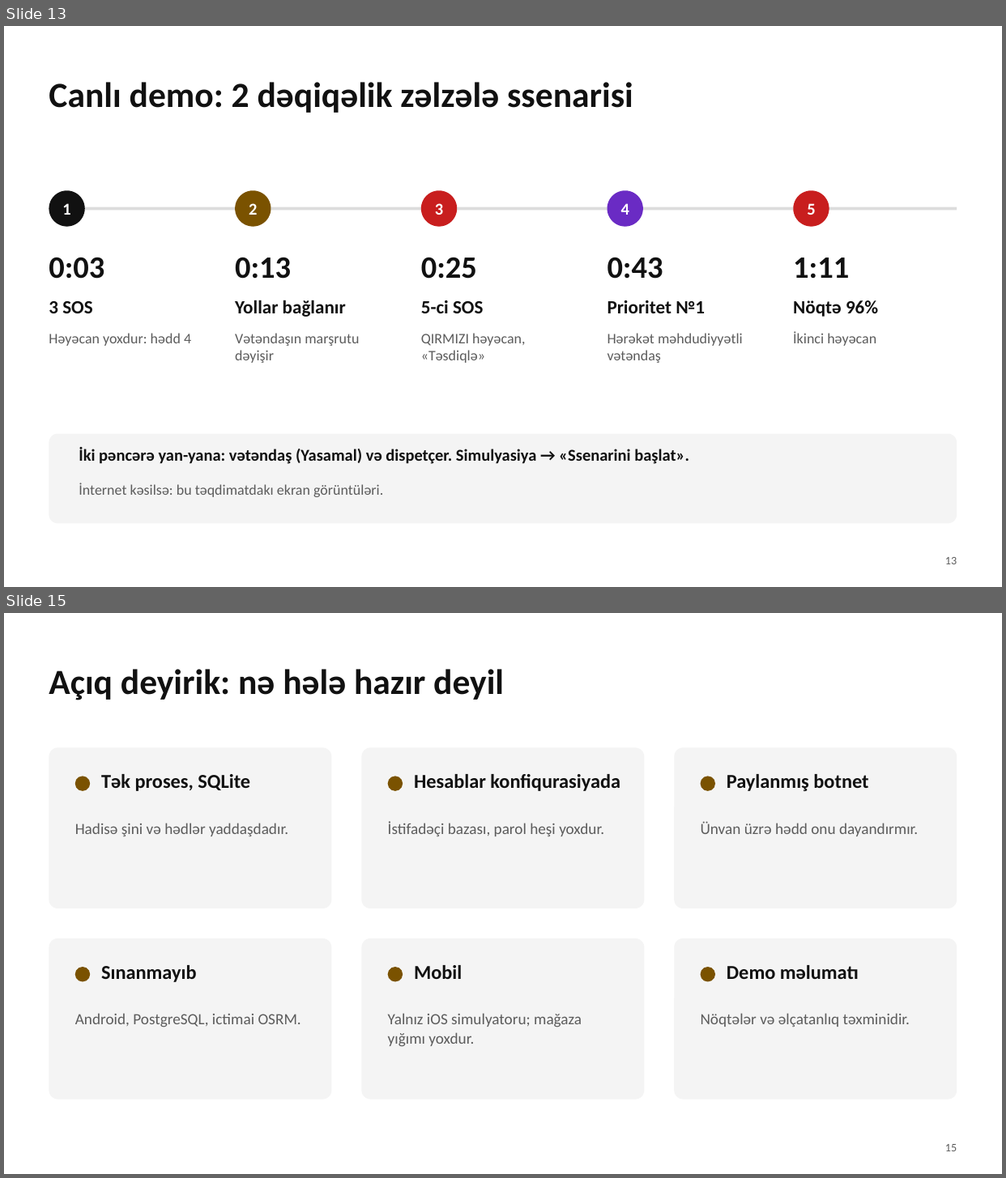
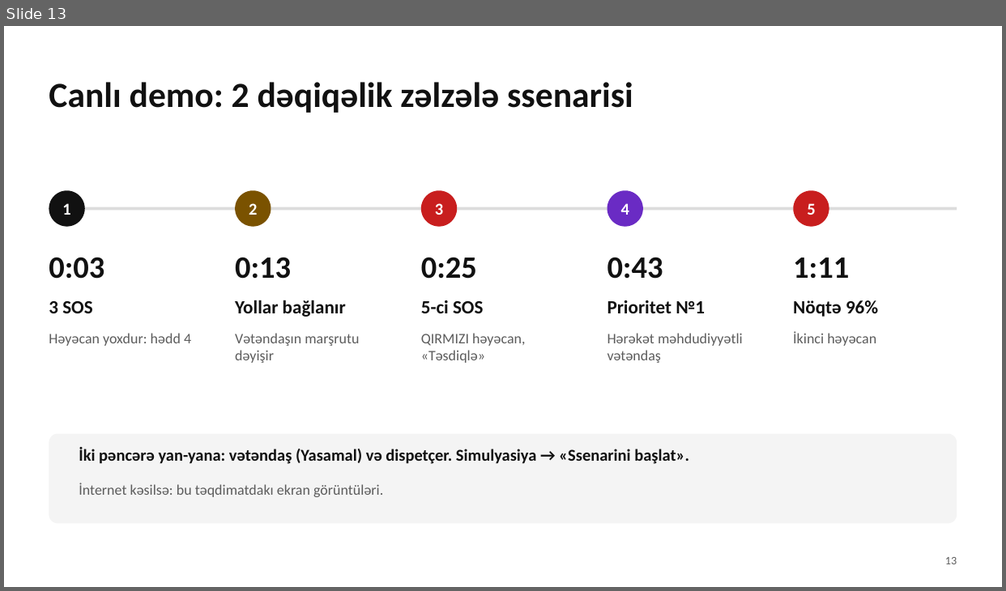
Before and after one commit to rovsenrza/Urban-Crisis-Crowd-Evacuation-Engine, a slide deck: docs/presentation/evakuasiya-mudafie.pptx. Shown one above the other, each under a label of ours: slides 13 and 15 before the commit, slide 13 after it; the slides between them are not shown. The pictures are 1006x1178 and 1006x591 pixels, drawn with LibreOffice and Linux fonts; fonts in the diff are those of the drawing. Boxes give left, top, right and bottom in pixels: in the first picture for what was removed or moved away, otherwise in the second. Text is boxed around its words. In the diff, an @@ line names an element or a change of style, - is before the commit and + after.

```diff
--- a/docs/presentation/evakuasiya-mudafie.pptx
+++ b/docs/presentation/evakuasiya-mudafie.pptx
@@ slide 15 removed at [4, 613, 1002, 1174], background #FFFFFF @@
@@ title removed at [49, 669, 504, 700] @@
-Açıq deyirik: nə hələ hazır deyil
@@ rounded rectangle removed at [49, 747, 332, 909] @@
@@ rounded rectangle removed at [362, 747, 645, 909] @@
@@ rounded rectangle removed at [674, 747, 957, 909] @@
@@ ellipse removed at [75, 776, 90, 791] @@
@@ text removed at [101, 774, 250, 791] @@
-Tək proses, SQLite
@@ ellipse removed at [388, 776, 403, 791] @@
@@ text removed at [414, 774, 620, 791] @@
-Hesablar konfiqurasiyada
@@ ellipse removed at [701, 776, 715, 791] @@
@@ text removed at [727, 774, 868, 791] @@
-Paylanmış botnet
@@ text removed at [75, 823, 288, 837] @@
-Hadisə şini və hədlər yaddaşdadır.
@@ text removed at [388, 821, 604, 837] @@
-İstifadəçi bazası, parol heşi yoxdur.
@@ text removed at [701, 821, 918, 837] @@
-Ünvan üzrə hədd onu dayandırmır.
@@ rounded rectangle removed at [49, 939, 332, 1100] @@
@@ rounded rectangle removed at [362, 939, 645, 1100] @@
@@ rounded rectangle removed at [674, 939, 957, 1100] @@
@@ ellipse removed at [75, 967, 90, 982] @@
@@ text removed at [101, 965, 196, 982] @@
-Sınanmayıb
@@ ellipse removed at [388, 967, 403, 982] @@
@@ text removed at [414, 965, 462, 979] @@
-Mobil
@@ ellipse removed at [701, 967, 715, 982] @@
@@ text removed at [727, 965, 859, 979] @@
-Demo məlumatı
@@ text removed at [75, 1013, 301, 1028] @@
-Android, PostgreSQL, ictimai OSRM.
@@ text removed at [388, 1013, 582, 1047] @@
-Yalnız iOS simulyatoru; mağaza yığımı yoxdur.
@@ text removed at [701, 1013, 910, 1027] @@
-Nöqtələr və əlçatanlıq təxminidir.
@@ page number removed at [945, 1144, 957, 1152] @@
-15
```
Also in this commit, not shown: 3 slides changed, 1 slide added, 1 other file.
